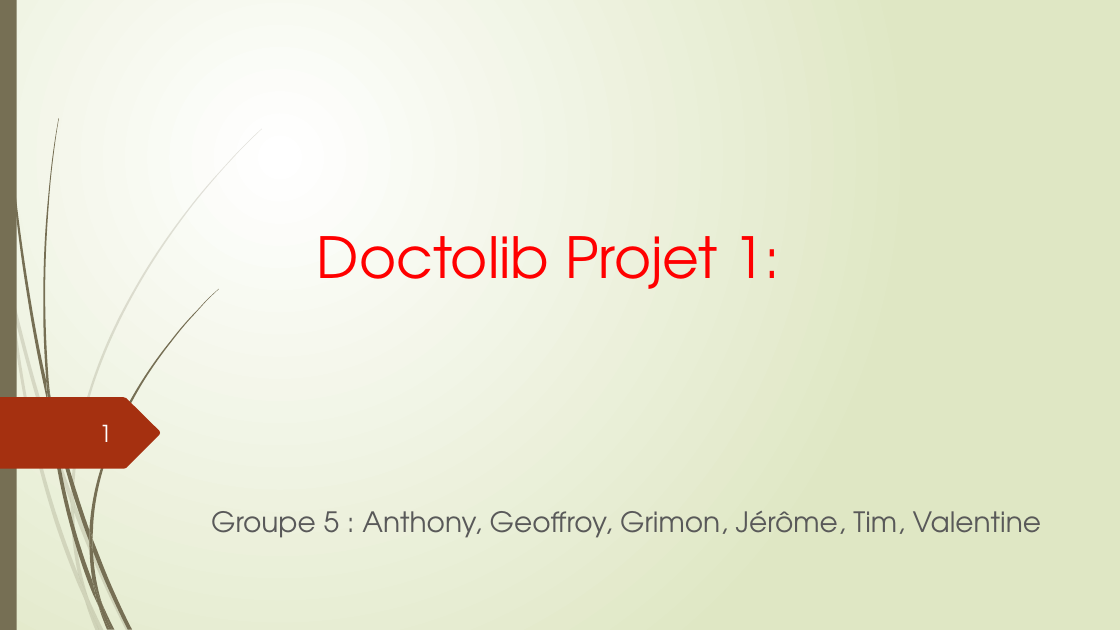
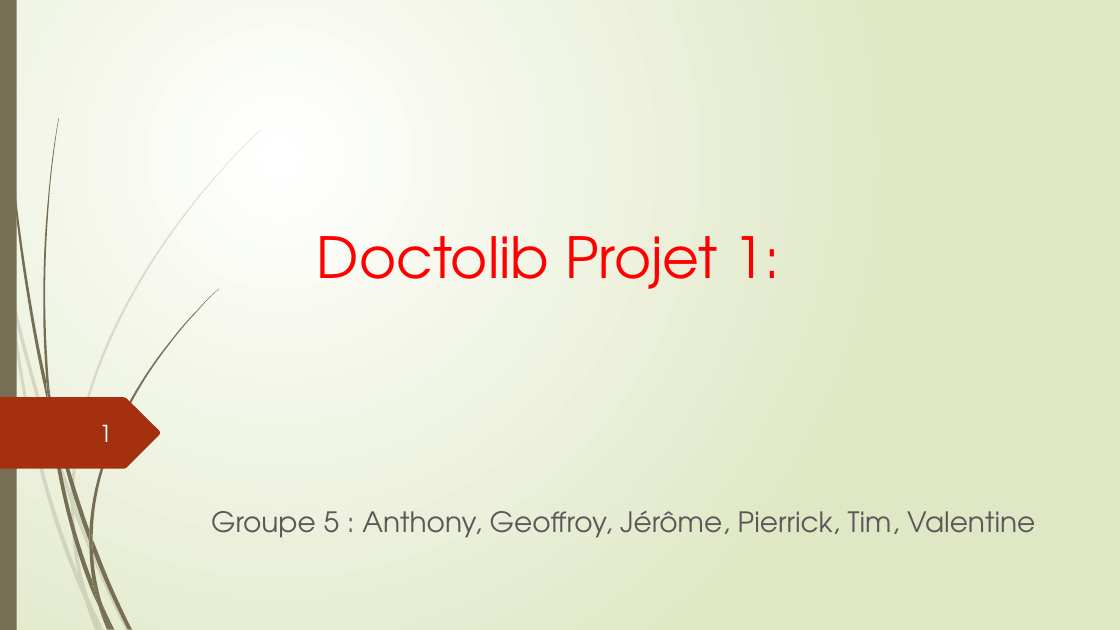
Before and after one commit to 2018grimonp/ProjetGroupe5, a slide deck: slide 1 of DoctolibGroupe51theverylastversion.pptx. Drawn at 1120x630 pixels with LibreOffice and Linux fonts; fonts in the diff are those of the drawing. Boxes give left, top, right and bottom in pixels: in the first picture for what was removed or moved away, otherwise in the second. Text is boxed around its words. In the diff, an @@ line names an element or a change of style, - is before the commit and + after.

```diff
--- a/DoctolibGroupe51theverylastversion.pptx
+++ b/DoctolibGroupe51theverylastversion.pptx
@@ subtitle at bbox=[211, 511, 1035, 538]: text changed @@
-Groupe 5 : Anthony, Geoffroy, Grimon, Jérôme, Tim, Valentine
+Groupe 5 : Anthony, Geoffroy, Jérôme, Pierrick, Tim, Valentine
```
Also in this commit, not shown: 3 other files.
